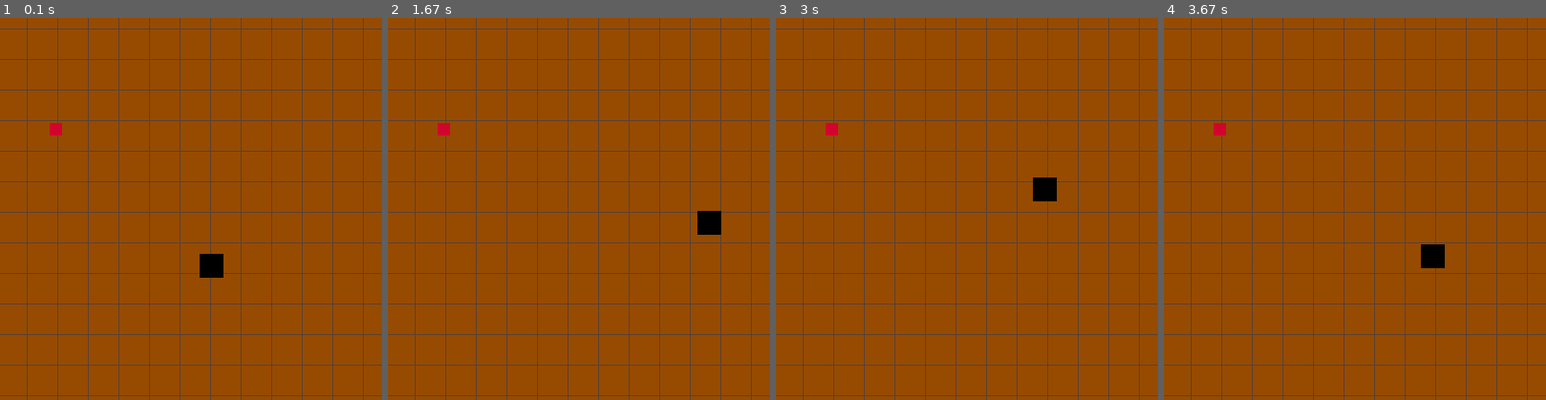
Above: before the commit, frames 1-4 (left to right).
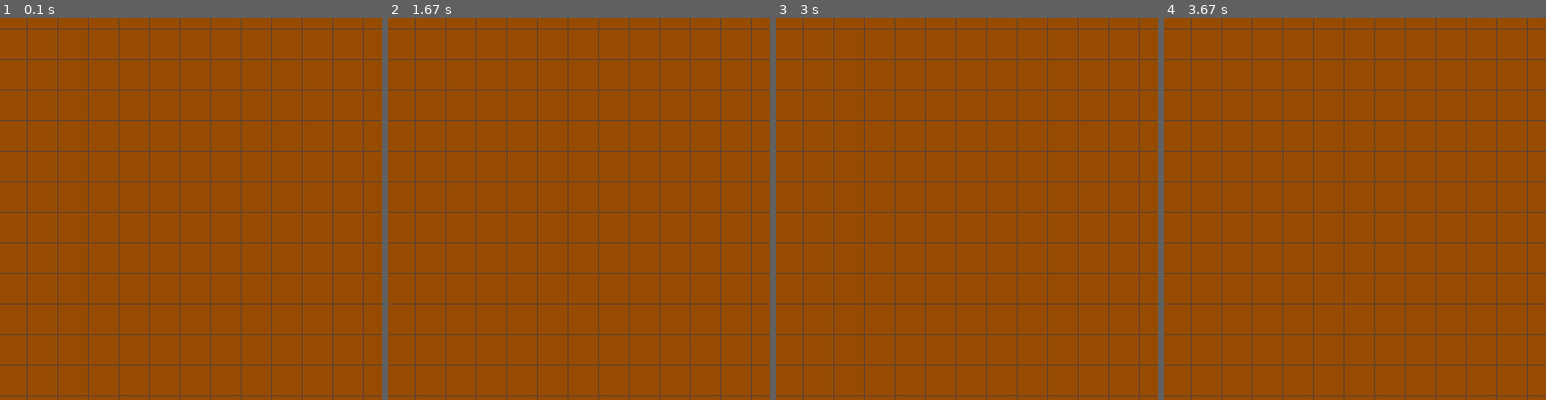
Above: after the commit, the same moments.

Repository: lk4017/Kaca_pygame
Game: pygame game, started from Snake_pygame.py
Same seed, same stepped clock (60 frames per second), same inputs: the game is played once before the commit and once after it.
Inputs:
- Up to frame 1 (0.1 s): no input
- Up to frame 2 (1.67 s): tap Enter at 0.33 s; hold D 0.67-1.13 s; hold W 1.17-1.63 s
- Up to frame 3 (3 s): hold A 2.17-2.7 s; hold S from 2.73 s (still down)
- Up to frame 4 (3.67 s): release S at 3.2 s
The pictures show only the part of the screen within x 24-74%, y 7-57%; the shares and areas given below are measured in that part.

The runs differ from the first frame. In frame 1, 0.5% of the frame differs, in the area x 13-59%, y 27-68%; in frame 2, 0.5%; in frame 3, 0.5%; in frame 4, 0.5%.

Commit message:
Class kace

Diff:
--- a/Snake_pygame.py
+++ b/Snake_pygame.py
@@ -8,7 +8,7 @@
 
 canvas = pygame.display.set_mode((window_width, window_height))
 
-pygame.display.set_caption('Snake_pygame')
+pygame.display.set_caption('Snake pygame')
 exit = False
 
 #Deli telesa, jabolko
@@ -17,10 +17,11 @@
 jabolko = pygame.Rect(random.randint(50, 750), random.randint(50, 550), 13, 13)
 
 #Spremenljivke
-barve = [(0, 0, 0),(0, 128, 0), (210, 4, 45), (150, 75, 0), (92, 64, 51)]
+barve = [(0, 0, 0),(0, 128, 0), (210, 4, 45), (150, 75, 0), (92, 64, 51), (34, 139, 34)]
 hitrost = (5, 0)
 block_size = 32
 clock = pygame.time.Clock()
+FPS = 60
 
 #Mreza ekrana
 def draw_grid(block_size):
@@ -29,18 +30,45 @@
     for y in range(block_size, window_height, block_size):
         pygame.draw.line(canvas, barve[4], (0, y), (window_height, y))
 
+#Risanje kace
+class Kaca:
+    def __init__(self, x, y, color):
+        self.x = x
+        self.y = y
+        self.color = color
+        self.image = pygame.Surface((block_size, block_size))
+        self.rect = self.image.get_rect(topleft = (self.x, self.y))
+
+        self.hitrost = 1
+        self.dx = self.hitrost
+        self.dy = 0
+
+    def update(self):
+        self.image.fill(self.color)
+
+        self.rect.x = self.x * block_size
+        self.rect.y = self.y * block_size
+
+    def premik(self):
+        self.x = self.dx
+        self.y = self.dy
+
+kaca = Kaca(0, 0, barve[5])
+
 #Glavna zanka
 while not exit:
     canvas.fill(barve[3])
     draw_grid(block_size)
-    clock.tick(20)
+    kaca.update()
+    kaca.premik()
+    clock.tick(FPS)
     #casova_razlika = clock.tick(60)/100
 
-    glava.x += hitrost[0]
-    glava.y += hitrost[1]
+    #glava.x += hitrost[0]
+    #glava.y += hitrost[1]
 
-    pygame.draw.rect(canvas, barve[2], jabolko)
-    pygame.draw.rect(canvas, barve[0] , glava)
+    #pygame.draw.rect(canvas, barve[2], jabolko)
+    #pygame.draw.rect(canvas, barve[0] , glava)
 
     for event in pygame.event.get():
         if event.type == pygame.QUIT:
@@ -48,16 +76,19 @@
 
         if event.type == pygame.KEYDOWN:
             if event.key == pygame.K_d:
-                hitrost = (5, 0)
+                kaca.dx = kaca.hitrost
+                kaca.dy = 0
 
-            if event.key == pygame.K_a:
-                hitrost = (-5, 0)
+            elif event.key == pygame.K_a:
+                kaca.dx = -kaca.hitrost
+                kaca.dy = 0
 
-            if event.key == pygame.K_w:
-                hitrost = (0, -5)
+            elif event.key == pygame.K_w:
+                kaca.dx = 0
+                kaca.dy = -kaca.hitrost
 
-            if event.key == pygame.K_s:
-                hitrost = (0, 5)
+            elif event.key == pygame.K_s:
+                kaca.dx = 0
+                kaca.dy = kaca.hitrost
 
-#poglej kko ima ucitelj narejeno
     pygame.display.update()
